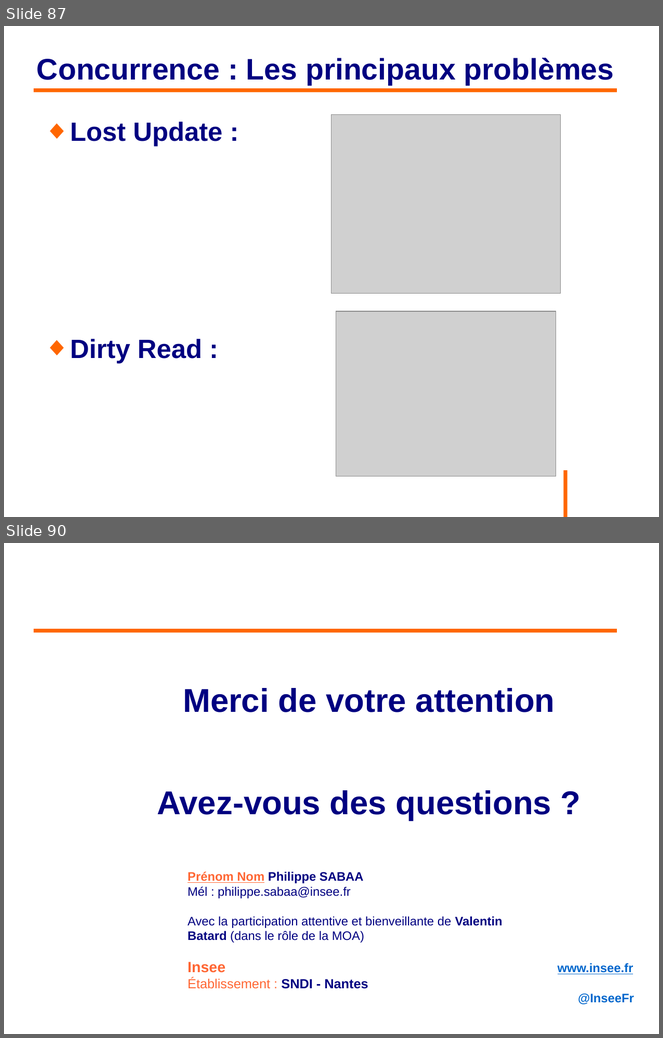
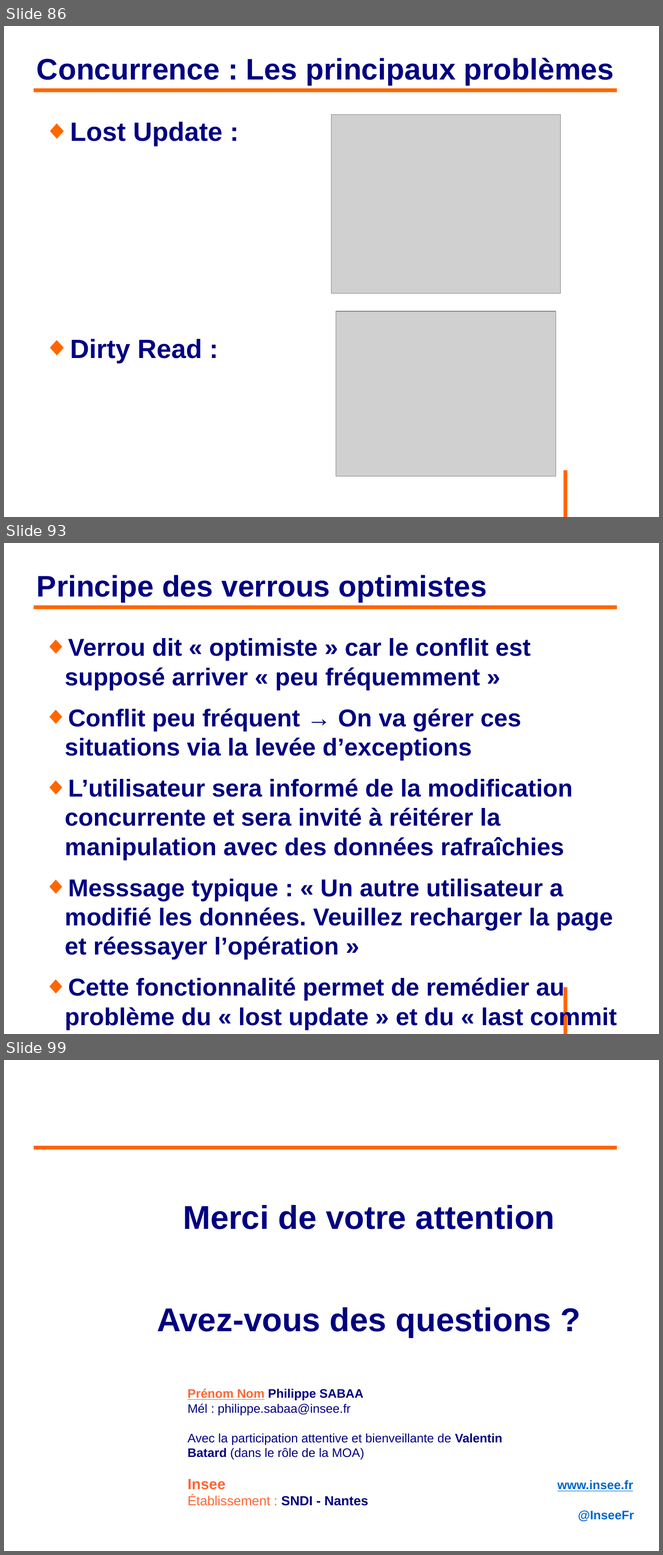
Before and after one commit to philphils/formation-hibernate-avancee, a slide deck: Documentation/diapo_formation_hibernate_avancee.odp. Shown one above the other, each under a label of ours: slides 87 and 90 before the commit, slides 86, 93 and 99 after it; the slides between them are not shown. The pictures are 663x1038 and 663x1555 pixels, drawn with LibreOffice and Linux fonts; fonts in the diff are those of the drawing; grey boxes stand for pictures; background and template pictures are left out. Boxes give left, top, right and bottom in pixels: in the first picture for what was removed or moved away, otherwise in the second. Text is boxed around its words. In the diff, an @@ line names an element or a change of style, - is before the commit and + after.

Commit message:
Fin diapo partie 4 sous partie Verrou Optimiste

```diff
--- a/Documentation/diapo_formation_hibernate_avancee.odp
+++ b/Documentation/diapo_formation_hibernate_avancee.odp
@@ slide 93 added at bbox=[4, 543, 659, 1034], background #FFFFFF; not listed: 1 template element that a slide beside it also shows @@
@@ title added at bbox=[37, 575, 488, 602], 36 pt, text #000080, bold @@
+Principe des verrous optimistes
@@ line added from (34, 607) to (618, 607), #FF6600 4.54 pt @@
@@ text added at bbox=[65, 638, 617, 1030], 29.6 pt, text #000080, bold @@
+◆ Verrou dit « optimiste » car le conflit est supposé arriver « peu fréquemment »
+◆ Conflit peu fréquent → On va gérer ces situations via la levée d’exceptions
+◆ L’utilisateur sera informé de la modification concurrente et sera invité à réitérer la manipulation avec des données rafraîchies
+◆ Messsage typique : « Un autre utilisateur a modifié les données. Veuillez recharger la page et réessayer l’opération »
+◆ Cette fonctionnalité permet de remédier au problème du « lost update » et du « last commit wins »
@@ what was slide 87 is now slide 86 @@
@@ what was slide 90 is now slide 99 @@
```
Also in this commit, not shown: 8 slides changed, 8 other slides added, 1 other file.
